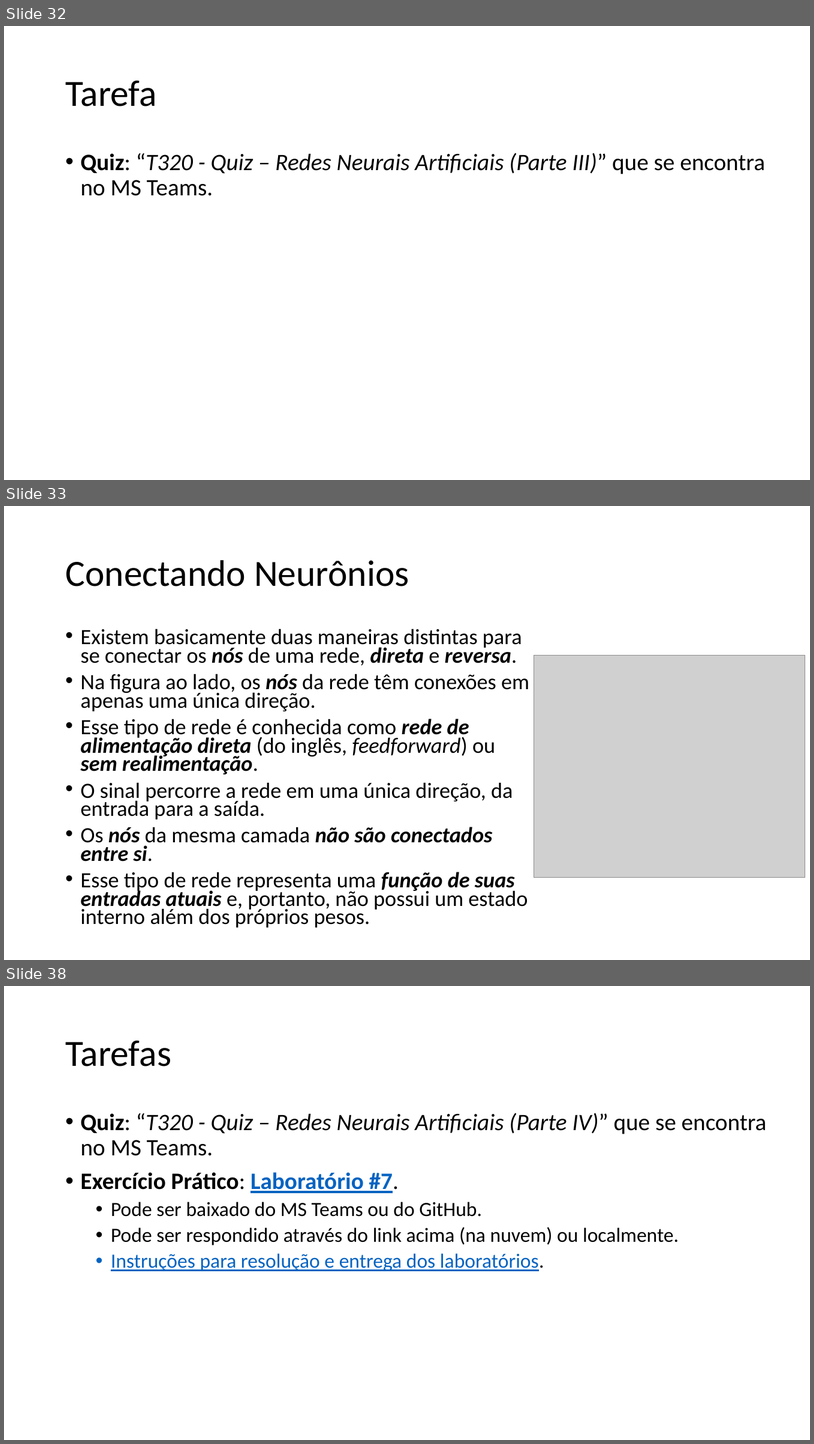
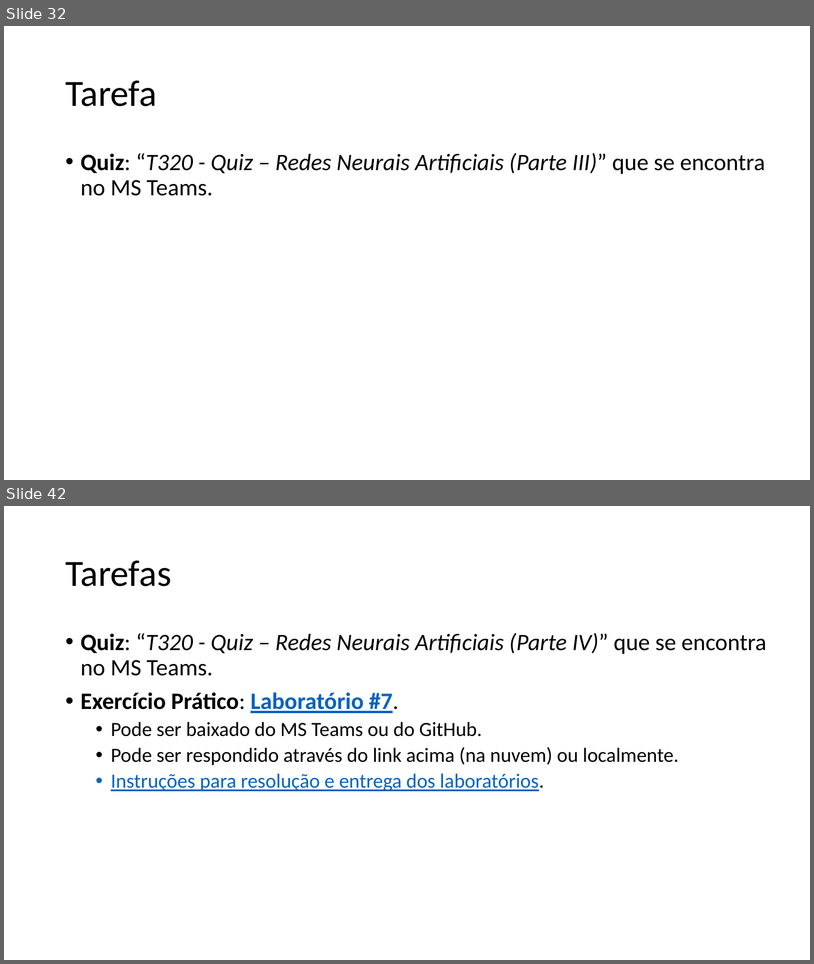
Before and after one commit to zz4fap/t320_aprendizado_de_maquina, a slide deck: slides/T320_Redes_Neurais_Artificiais (Parte II).pptx. Shown one above the other, each under a label of ours: slides 32, 33 and 38 before the commit, slides 32 and 42 after it; the slides between them are not shown. The pictures are 814x1444 and 814x964 pixels, drawn with LibreOffice and Linux fonts; fonts in the diff are those of the drawing; grey boxes stand for pictures. Boxes give left, top, right and bottom in pixels: in the first picture for what was removed or moved away, otherwise in the second. Text is boxed around its words. In the diff, an @@ line names an element or a change of style, - is before the commit and + after.

```diff
--- a/slides/T320_Redes_Neurais_Artificiais (Parte II).pptx
+++ b/slides/T320_Redes_Neurais_Artificiais (Parte II).pptx
@@ slide 33 removed at (4,506,810,960), background #FFFFFF @@
@@ title removed at (65,560,410,586) @@
-Conectando Neurônios
@@ text removed at (81,628,530,927) @@
-• Existem basicamente duas maneiras distintas para se conectar os nós de uma rede, direta e reversa.
-• Na figura ao lado, os nós da rede têm conexões em apenas uma única direção.
-• Esse tipo de rede é conhecida como rede de alimentação direta (do inglês, feedforward) ou sem realimentação.
-• O sinal percorre a rede em uma única direção, da entrada para a saída.
-• Os nós da mesma camada não são conectados entre si.
-• Esse tipo de rede representa uma função de suas entradas atuais e, portanto, não possui um estado interno além dos próprios pesos.
@@ picture removed at (534,655,806,877) @@
@@ what was slide 38 is now slide 42 @@
```
Also in this commit, not shown: 5 slides changed, 6 slides added, 1 other slide removed, 2 other files.
